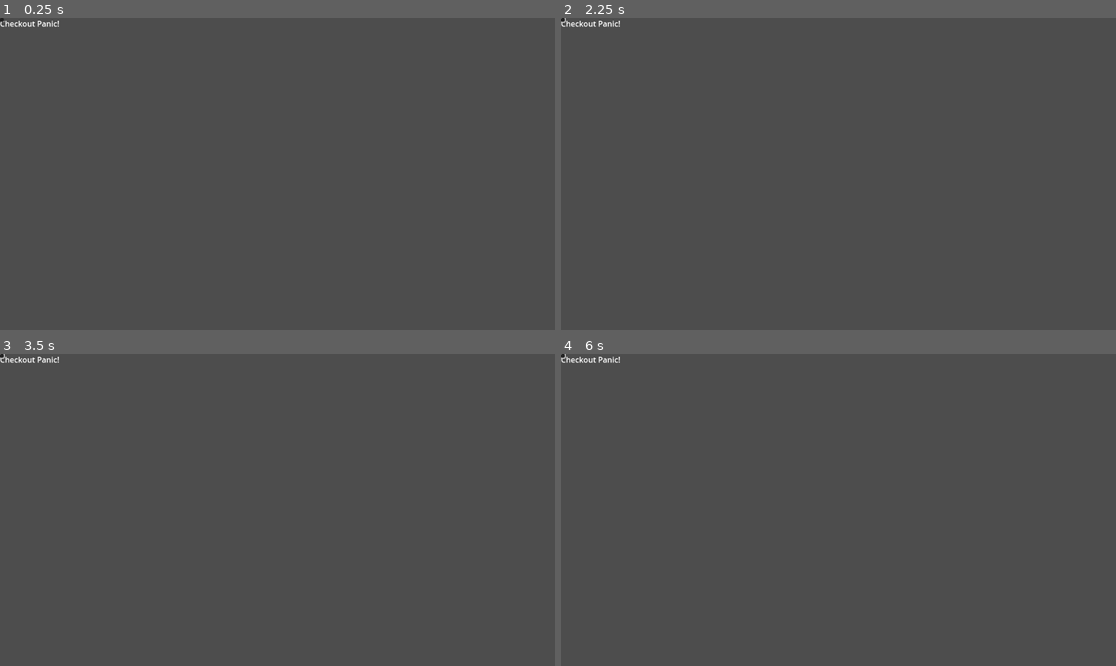
Above: before the commit, frames 1-4 (two rows, left to right).
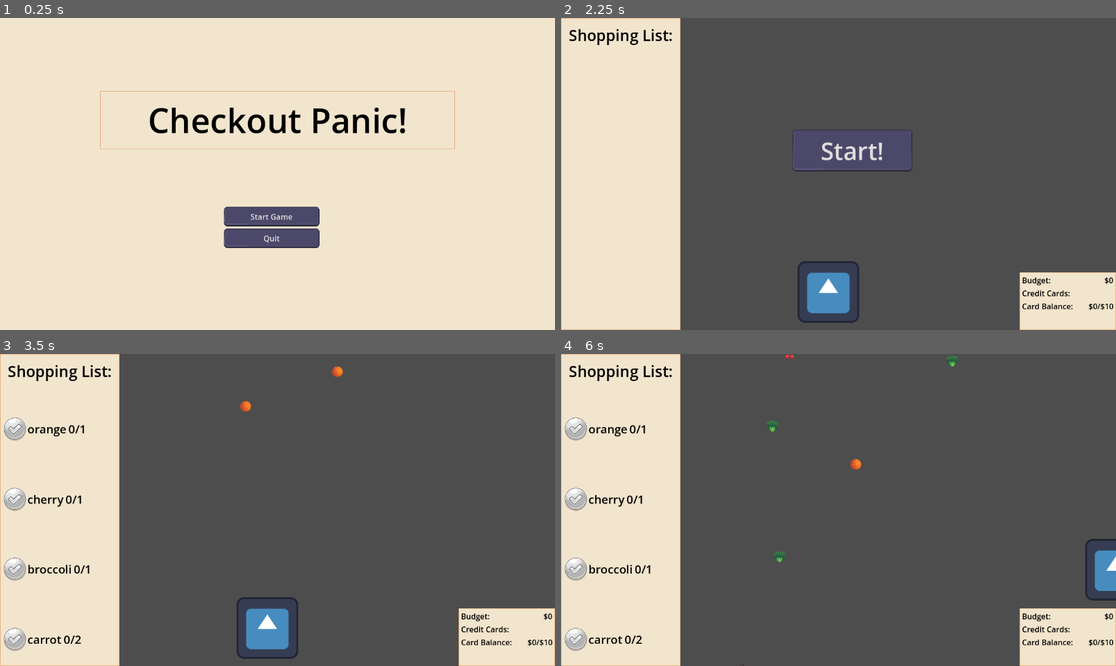
Above: after the commit, the same moments.

Repository: brianhall1313/checkout-panic
Game: Godot game, scene res://Scenes/start_screen.tscn
The game is run twice, just before and just after one commit, with the same random seed, the same clock (stepped at 60 frames per second) and the same inputs. Before the commit the project has no main scene; this scene is started directly in both runs. The engine's default icon, where the game draws it, is replaced by a stand-in: a white triangle on a blue panel in a dark square.
Inputs (mouse positions are in pixels of both pictures, inside the frame that each line leads up to):
- Up to frame 1 (0.25 s): no input
- Up to frame 2 (2.25 s): click (561, 21) at 0.52 s; click (561, 21) at 1.27 s; click (832, 217) at 2 s, where only the run after the commit has a clickable "Start Game"
- Up to frame 3 (3.5 s): click (294, 488) at 2.75 s, where only the run after the commit has a clickable "Start!"
- Up to frame 4 (6 s): hold Right (right) 3.53-4.28 s; hold Down (down) 4.28-5.03 s; hold Right (right) 5.03-5.78 s; hold Up (up) from 5.78 s (still down)

The runs differ from the first frame. In frame 1, 100% of the frame differs, in the area x 0-100%, y 0-100%; in frame 2, 29%; in frame 3, 26%; in frame 4, 25%.

Commit message:
made ui way fancier, might need to spice up how stuff moves

Diff:
--- a/Global/Global.gd
+++ b/Global/Global.gd
@@ -1,7 +1,6 @@
 extends Node
 
 var intensity:int = 1
-
 var state:String="menu"
 var states:Array[String]=["menu","pregame","play","game over"]
 
--- a/Global/GlobalSignalBus.gd
+++ b/Global/GlobalSignalBus.gd
@@ -1,5 +1,6 @@
 extends Node
 
+signal initial_list(list)
 signal update_list(list)
 signal update_balance(balance)
 signal game_over(debt:int)
--- a/Resources/Items.gd
+++ b/Resources/Items.gd
@@ -5,6 +5,18 @@
 	"cherry":{"region":Rect2(132,549,18,19),"cost":1},
 	"broccoli":{"region":Rect2(68,580,24,22),"cost":1},
 	"carrot":{"region":Rect2(331,578,9,29),"cost":1},
+	},
+	{
+	"fish":{"region":Rect2(66,512,25,13),"cost":5},
+	"corn":{"region":Rect2(357,581,22,22),"cost":5},
+	},
+	{
+	"tomato":{"region":Rect2(167,583,19,18),"cost":5},
+	"cheese":{"region":Rect2(100,522,23,14),"cost":5},
+	},
+	{
+	"bell pepper":{"region":Rect2(358,550,17,19),"cost":5},
+	"lettuce":{"region":Rect2(7,582,20,20),"cost":5},
 	},
 	]
 
--- a/Resources/Player.gd
+++ b/Resources/Player.gd
@@ -20,7 +20,7 @@
 	else:
 		cards = new_game_cards
 	list = Items.get_shoping_list()
-	GlobalSignalBus.update_list.emit(list)
+	GlobalSignalBus.initial_list.emit(list)
 	set_budget()
 
 
--- a/Scenes/UI.gd
+++ b/Scenes/UI.gd
@@ -1,23 +1,40 @@
 extends Control
 
 @onready var start_button =$start_button
-@onready var list_element = $list_background/shopping_list/shopping_list
 @onready var game_over_screen=$game_over_screen
 @onready var restart=$game_over_screen/VBoxContainer/restart
 @onready var results=$game_over_screen/VBoxContainer/results
 @onready var next=$game_over_screen/VBoxContainer/next
+@onready var shopping_list=$list_background/shopping_list
+@onready var list_entry:PackedScene = load("res://Scenes/list_entry_ui.tscn")
+
+
+signal start
+
+
 # Called when the node enters the scene tree for the first time.
 func _ready():
+	GlobalSignalBus.connect("initial_list",initial_list)
+	GlobalSignalBus.connect("update_balance",update_balance)
 	GlobalSignalBus.connect("update_list",update_list)
-	GlobalSignalBus.connect("update_balance",update_balance)
 	GlobalSignalBus.connect("game_over",_on_game_over)
 	GlobalSignalBus.connect("list_complete",_on_level_complete)
 
 
 func update_list(list):
-	list_element.text = ""
+	var children = shopping_list.get_children()
+	for child in children:
+		for item in list:
+			if item["item_name"] == child.name:
+				child.update_data(item)
+
+
+
+func initial_list(list):
 	for item in list:
-		list_element.text+=item["item_name"] + ": " + str(item["have"]) + "/" + str(item["need"]) + "\n"
+		var new = list_entry.instantiate()
+		shopping_list.add_child(new)
+		new.initial_data(item)
 
 
 func update_balance(balance):
@@ -35,3 +52,21 @@
 	restart.hide()
 	next.show()
 	results.text = "You completed your shopping trip without going destitute!"
+
+
+func _on_start_button_button_up():
+	start.emit()
+	start_button.hide()
+
+
+func _on_quit_button_up():
+	get_tree().change_scene_to_file("res://Scenes/start_screen.tscn")
+
+func _on_next_button_up():
+	Global.intensity+=1
+	get_tree().reload_current_scene()
+
+
+func _on_restart_button_up():
+	Global.intensity=1
+	get_tree().reload_current_scene()
--- a/Scenes/checkout.gd
+++ b/Scenes/checkout.gd
@@ -39,11 +39,6 @@
 			spawn_item()
 
 
-func _on_button_button_up():
-	$UI/start_button.hide()
-	start_level()
-
-
 func _on_basket_collected(collected_item):
 	if Global.state == "play":
 		player.bought(collected_item.item_name)
@@ -64,3 +59,7 @@
 	if Global.state == "play":
 		timer2.wait_time = randf()
 		spawn_item()
+
+
+func _on_ui_start():
+	start_level()
--- a/Scenes/checkout.tscn
+++ b/Scenes/checkout.tscn
@@ -1,24 +1,14 @@
-[gd_scene load_steps=8 format=3 uid="uid://ck06psxt3h6bi"]
+[gd_scene load_steps=5 format=3 uid="uid://ck06psxt3h6bi"]
 
 [ext_resource type="PackedScene" uid="uid://bo536j7bq23gv" path="res://Scenes/Basket.tscn" id="1_58yla"]
 [ext_resource type="Script" path="res://Scenes/checkout.gd" id="1_61xim"]
-[ext_resource type="Theme" uid="uid://d0f3y7n6vg08e" path="res://Resources/checkout.tres" id="3_0ubw8"]
-[ext_resource type="Script" path="res://Scenes/UI.gd" id="3_xwy1r"]
-[ext_resource type="Texture2D" uid="uid://d1ejbl03uj5wl" path="res://Textures/00_General_Pack.png" id="4_30lk5"]
+[ext_resource type="PackedScene" uid="uid://dfuhpglhanxix" path="res://Scenes/ui.tscn" id="3_ldd5r"]
 
 [sub_resource type="Curve2D" id="Curve2D_skpt5"]
 _data = {
 "points": PackedVector2Array(0, 0, 0, 0, 280, 0, 0, 0, 0, 0, 1064, 0)
 }
 point_count = 2
-
-[sub_resource type="StyleBoxTexture" id="StyleBoxTexture_mtayd"]
-texture = ExtResource("4_30lk5")
-texture_margin_left = 8.0
-texture_margin_top = 8.0
-texture_margin_right = 8.0
-texture_margin_bottom = 8.0
-region_rect = Rect2(12, 161, 24, 14)
 
 [node name="Checkout" type="Node2D"]
 script = ExtResource("1_61xim")
@@ -32,95 +22,13 @@
 [node name="Basket" parent="." instance=ExtResource("1_58yla")]
 position = Vector2(555, 569)
 
-[node name="UI" type="Control" parent="."]
-layout_mode = 3
-anchors_preset = 0
-offset_right = 1152.0
-offset_bottom = 648.0
-theme = ExtResource("3_0ubw8")
-script = ExtResource("3_xwy1r")
-
-[node name="list_background" type="PanelContainer" parent="UI"]
-layout_mode = 0
-offset_right = 248.0
-offset_bottom = 648.0
-theme_override_styles/panel = SubResource("StyleBoxTexture_mtayd")
-
-[node name="shopping_list" type="VBoxContainer" parent="UI/list_background"]
-layout_mode = 2
-
-[node name="title" type="Label" parent="UI/list_background/shopping_list"]
-custom_minimum_size = Vector2(0, 50)
-layout_mode = 2
-theme_override_colors/font_color = Color(0, 0, 0, 1)
-theme_override_font_sizes/font_size = 32
-text = "Shopping List:"
-horizontal_alignment = 1
-vertical_alignment = 2
-
-[node name="shopping_list" type="Label" parent="UI/list_background/shopping_list"]
-layout_mode = 2
-theme_override_colors/font_color = Color(0, 0, 0, 1)
-
-[node name="start_button" type="Button" parent="UI"]
-layout_mode = 0
-offset_left = 536.0
-offset_top = 256.0
-offset_right = 676.0
-offset_bottom = 333.0
-theme_override_font_sizes/font_size = 50
-text = "Start!"
-
-[node name="PanelContainer" type="PanelContainer" parent="UI"]
-layout_mode = 0
-offset_left = 952.0
-offset_top = 528.0
-offset_right = 1152.0
-offset_bottom = 648.0
-
-[node name="GridContainer" type="GridContainer" parent="UI/PanelContainer"]
-layout_mode = 2
-columns = 2
-
-[node name="Label" type="Label" parent="UI/PanelContainer/GridContainer"]
-layout_mode = 2
-
-[node name="game_over_screen" type="PanelContainer" parent="UI"]
-visible = false
-layout_mode = 0
-offset_right = 1152.0
-offset_bottom = 648.0
-
-[node name="VBoxContainer" type="VBoxContainer" parent="UI/game_over_screen"]
-layout_mode = 2
-
-[node name="title" type="Label" parent="UI/game_over_screen/VBoxContainer"]
-layout_mode = 2
-theme_override_font_sizes/font_size = 90
-text = "GAME OVER"
-horizontal_alignment = 1
-
-[node name="results" type="Label" parent="UI/game_over_screen/VBoxContainer"]
-layout_mode = 2
-
-[node name="restart" type="Button" parent="UI/game_over_screen/VBoxContainer"]
-layout_mode = 2
-text = "Try Again?"
-
-[node name="next" type="Button" parent="UI/game_over_screen/VBoxContainer"]
-layout_mode = 2
-text = "Next Level"
-
-[node name="quit" type="Button" parent="UI/game_over_screen/VBoxContainer"]
-layout_mode = 2
-text = "Quit
-"
+[node name="UI" parent="." instance=ExtResource("3_ldd5r")]
 
 [node name="item_timer" type="Timer" parent="."]
 
 [node name="item_timer2" type="Timer" parent="."]
 
 [connection signal="collected" from="Basket" to="." method="_on_basket_collected"]
-[connection signal="button_up" from="UI/start_button" to="." method="_on_button_button_up"]
+[connection signal="start" from="UI" to="." method="_on_ui_start"]
 [connection signal="timeout" from="item_timer" to="." method="_on_item_timer_timeout"]
 [connection signal="timeout" from="item_timer2" to="." method="_on_item_timer_2_timeout"]
--- /dev/null
+++ b/Scenes/credit_card.tscn
@@ -0,0 +1,11 @@
+[gd_scene load_steps=3 format=3 uid="uid://tyduj00re81a"]
+
+[ext_resource type="Texture2D" uid="uid://cxvh4jjipljyy" path="res://Textures/pixelCardAssest.png" id="1_qqq88"]
+
+[sub_resource type="AtlasTexture" id="AtlasTexture_6dson"]
+atlas = ExtResource("1_qqq88")
+region = Rect2(366, 4, 100, 128)
+
+[node name="TextureRect" type="TextureRect"]
+texture = SubResource("AtlasTexture_6dson")
+expand_mode = 3
--- /dev/null
+++ b/Scenes/done_icon.tscn
@@ -0,0 +1,11 @@
+[gd_scene load_steps=3 format=3 uid="uid://t8r2ubjwt3ph"]
+
+[ext_resource type="Texture2D" uid="uid://cw1cerbaa3jjr" path="res://Textures/Button.png" id="1_v7wkg"]
+
+[sub_resource type="AtlasTexture" id="AtlasTexture_nenkg"]
+atlas = ExtResource("1_v7wkg")
+region = Rect2(1661, 3353, 176, 185)
+
+[node name="done_icon" type="TextureRect"]
+texture = SubResource("AtlasTexture_nenkg")
+expand_mode = 3
--- a/Scenes/item.tscn
+++ b/Scenes/item.tscn
@@ -7,7 +7,7 @@
 size = Vector2(24, 24)
 
 [node name="Item" type="RigidBody2D"]
-scale = Vector2(1.5, 1.5)
+scale = Vector2(2, 2)
 script = ExtResource("1_byble")
 
 [node name="icon" type="Sprite2D" parent="."]
--- a/Scenes/list_entry_ui.gd
+++ b/Scenes/list_entry_ui.gd
@@ -3,11 +3,12 @@
 @onready var done_icon = $HBoxContainer/done_icon
 @onready var item_title = $HBoxContainer/item
 @onready var progress = $HBoxContainer/progress
-
-const clear = Rect2(1239,3353,175,185)
+@onready var complete = $HBoxContainer/complete
 
 
-func initialize(item_stats):
+
+func initial_data(item_stats):
+	self.name = item_stats["item_name"]
 	item_title.text = item_stats["item_name"]
 	progress.text = "0/" + str(item_stats["need"])
 
@@ -15,4 +16,5 @@
 func update_data(item_stats):
 	progress.text = str(item_stats["have"]) + "/" + str(item_stats["need"])
 	if item_stats["have"] >= item_stats["need"]:
-		done_icon.region_rect = clear
+		done_icon.hide()
+		complete.show()
--- a/Scenes/list_entry_ui.tscn
+++ b/Scenes/list_entry_ui.tscn
@@ -1,15 +1,18 @@
-[gd_scene load_steps=4 format=3 uid="uid://d3rhnfp4obihn"]
+[gd_scene load_steps=5 format=3 uid="uid://d3rhnfp4obihn"]
 
 [ext_resource type="Texture2D" uid="uid://cw1cerbaa3jjr" path="res://Textures/Button.png" id="1_2iogj"]
 [ext_resource type="Script" path="res://Scenes/list_entry_ui.gd" id="1_4e2lp"]
+[ext_resource type="PackedScene" uid="uid://t8r2ubjwt3ph" path="res://Scenes/done_icon.tscn" id="2_byr6w"]
 
-[sub_resource type="AtlasTexture" id="AtlasTexture_nenkg"]
+[sub_resource type="AtlasTexture" id="AtlasTexture_3cl76"]
 atlas = ExtResource("1_2iogj")
-region = Rect2(1661, 3353, 176, 185)
+region = Rect2(1239, 3353, 175, 185)
 
 [node name="list_entry_ui" type="Control"]
 layout_mode = 3
 anchors_preset = 0
+size_flags_horizontal = 3
+size_flags_vertical = 6
 script = ExtResource("1_4e2lp")
 
 [node name="HBoxContainer" type="HBoxContainer" parent="."]
@@ -17,16 +20,22 @@
 offset_right = 192.0
 offset_bottom = 48.0
 
-[node name="done_icon" type="TextureRect" parent="HBoxContainer"]
+[node name="done_icon" parent="HBoxContainer" instance=ExtResource("2_byr6w")]
 layout_mode = 2
-texture = SubResource("AtlasTexture_nenkg")
+
+[node name="complete" type="TextureRect" parent="HBoxContainer"]
+visible = false
+layout_mode = 2
+texture = SubResource("AtlasTexture_3cl76")
 expand_mode = 3
 
 [node name="item" type="Label" parent="HBoxContainer"]
 layout_mode = 2
+theme_override_font_sizes/font_size = 24
 text = "Foodstuff"
 
 [node name="progress" type="Label" parent="HBoxContainer"]
 layout_mode = 2
+theme_override_font_sizes/font_size = 24
 text = "00/00
 "
--- a/Scenes/start_screen.gd
+++ b/Scenes/start_screen.gd
@@ -1,11 +1,11 @@
 extends Node2D
 
 
-# Called when the node enters the scene tree for the first time.
-func _ready():
-	pass # Replace with function body.
+
+func _on_start_button_up():
+	Global.intensity = 1
+	get_tree().change_scene_to_file("res://Scenes/checkout.tscn")
 
 
-# Called every frame. 'delta' is the elapsed time since the previous frame.
-func _process(delta):
-	pass
+func _on_quit_button_up():
+	get_tree().quit()
--- a/Scenes/start_screen.tscn
+++ b/Scenes/start_screen.tscn
@@ -1,28 +1,63 @@
-[gd_scene load_steps=2 format=3 uid="uid://cys6ddwyjimt2"]
+[gd_scene load_steps=3 format=3 uid="uid://cys6ddwyjimt2"]
 
 [ext_resource type="Script" path="res://Scenes/start_screen.gd" id="1_2oseg"]
+[ext_resource type="Theme" uid="uid://d0f3y7n6vg08e" path="res://Resources/checkout.tres" id="2_cuybx"]
 
 [node name="start_screen" type="Node2D"]
 script = ExtResource("1_2oseg")
 
 [node name="Control" type="Control" parent="."]
 layout_mode = 3
-anchors_preset = 0
-offset_right = 40.0
-offset_bottom = 40.0
+anchors_preset = 15
+anchor_right = 1.0
+anchor_bottom = 1.0
+grow_horizontal = 2
+grow_vertical = 2
+theme = ExtResource("2_cuybx")
 
-[node name="Label" type="Label" parent="Control"]
+[node name="PanelContainer" type="PanelContainer" parent="Control"]
+layout_mode = 1
+anchors_preset = 15
+anchor_right = 1.0
+anchor_bottom = 1.0
+offset_left = -5.0
+offset_top = -5.0
+offset_right = 1160.0
+offset_bottom = 656.0
+grow_horizontal = 2
+grow_vertical = 2
+
+[node name="VBoxContainer" type="VBoxContainer" parent="Control"]
 layout_mode = 0
-offset_right = 40.0
-offset_bottom = 23.0
+offset_left = 416.0
+offset_top = 392.0
+offset_right = 712.0
+offset_bottom = 608.0
+
+[node name="start" type="Button" parent="Control/VBoxContainer"]
+custom_minimum_size = Vector2(200, 0)
+layout_mode = 2
+size_flags_horizontal = 4
+text = "Start Game"
+
+[node name="quit" type="Button" parent="Control/VBoxContainer"]
+custom_minimum_size = Vector2(200, 0)
+layout_mode = 2
+size_flags_horizontal = 4
+text = "Quit"
+
+[node name="Panel" type="PanelContainer" parent="Control"]
+layout_mode = 0
+offset_left = 208.0
+offset_top = 152.0
+offset_right = 944.0
+offset_bottom = 272.0
+
+[node name="Label" type="Label" parent="Control/Panel"]
+layout_mode = 2
+theme_override_font_sizes/font_size = 70
 text = "Checkout Panic!"
+horizontal_alignment = 1
 
-[node name="Button" type="Button" parent="Control"]
-layout_mode = 0
-offset_right = 8.0
-offset_bottom = 8.0
-
-[node name="Button2" type="Button" parent="Control"]
-layout_mode = 0
-offset_right = 8.0
-offset_bottom = 8.0
+[connection signal="button_up" from="Control/VBoxContainer/start" to="." method="_on_start_button_up"]
+[connection signal="button_up" from="Control/VBoxContainer/quit" to="." method="_on_quit_button_up"]
--- a/Scenes/ui.tscn
+++ b/Scenes/ui.tscn
@@ -46,10 +46,6 @@
 horizontal_alignment = 1
 vertical_alignment = 2
 
-[node name="shopping_list" type="Label" parent="list_background/shopping_list"]
-layout_mode = 2
-theme_override_colors/font_color = Color(0, 0, 0, 1)
-
 [node name="start_button" type="Button" parent="."]
 custom_minimum_size = Vector2(250, 0)
 layout_mode = 0
@@ -71,8 +67,35 @@
 layout_mode = 2
 columns = 2
 
-[node name="Label" type="Label" parent="PanelContainer/GridContainer"]
+[node name="budget_title" type="Label" parent="PanelContainer/GridContainer"]
 layout_mode = 2
+size_flags_horizontal = 3
+text = "Budget:"
+
+[node name="spent" type="Label" parent="PanelContainer/GridContainer"]
+layout_mode = 2
+size_flags_horizontal = 3
+text = "$0"
+horizontal_alignment = 2
+
+[node name="cards" type="Label" parent="PanelContainer/GridContainer"]
+layout_mode = 2
+size_flags_horizontal = 3
+text = "Credit Cards:"
+
+[node name="card_display" type="HBoxContainer" parent="PanelContainer/GridContainer"]
+layout_mode = 2
+
+[node name="creditted" type="Label" parent="PanelContainer/GridContainer"]
+layout_mode = 2
+size_flags_horizontal = 3
+text = "Card Balance:"
+
+[node name="total" type="Label" parent="PanelContainer/GridContainer"]
+layout_mode = 2
+size_flags_horizontal = 3
+text = "$0/$10"
+horizontal_alignment = 2
 
 [node name="game_over_screen" type="PanelContainer" parent="."]
 visible = false
@@ -122,3 +145,8 @@
 [node name="Control2" type="Control" parent="game_over_screen/VBoxContainer"]
 layout_mode = 2
 size_flags_vertical = 3
+
+[connection signal="button_up" from="start_button" to="." method="_on_start_button_button_up"]
+[connection signal="button_up" from="game_over_screen/VBoxContainer/restart" to="." method="_on_restart_button_up"]
+[connection signal="button_up" from="game_over_screen/VBoxContainer/next" to="." method="_on_next_button_up"]
+[connection signal="button_up" from="game_over_screen/VBoxContainer/quit" to="." method="_on_quit_button_up"]
--- a/project.godot
+++ b/project.godot
@@ -11,6 +11,7 @@
 [application]
 
 config/name="Checkout Panic"
+run/main_scene="res://Scenes/start_screen.tscn"
 config/features=PackedStringArray("4.2", "GL Compatibility")
 config/icon="res://icon.svg"
 
Binary file added: Textures/pixelCardAssest.png
Not shown, added: Textures/pixelCardAssest.png.import
